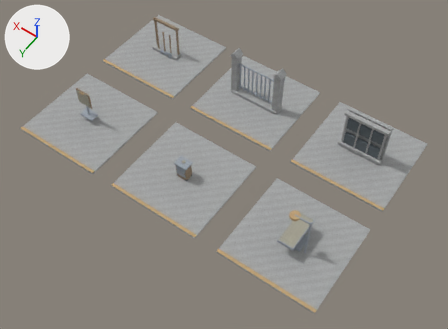
A saved change to the glTF model development/levels/primitive-props-v1/site-kits/level_blockout_kit_wld_07_mortuary_p02.glb.
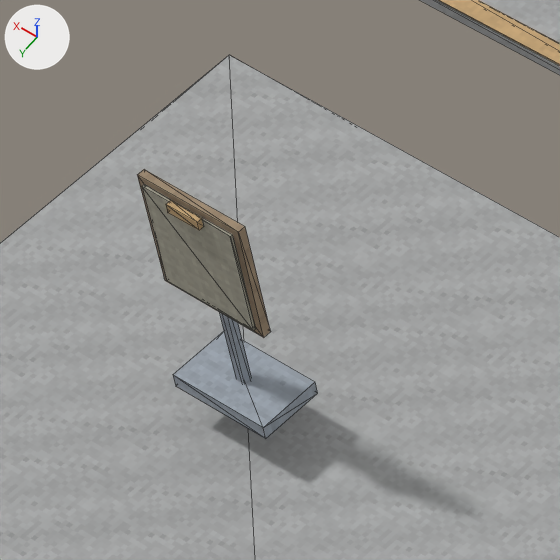
There are two pictures of each version: one whole from a 50 mm camera at (-13.59, 18.82, 27.03) aimed at (-1.27, 1.58, -0.07), one close up on the part from 13% to 29% of the width and 20% to 42% of the height. The axes (+X, +Y, +Z) are drawn at upper left. The lights are the same throughout. The older version's two pictures come first. The close-ups show mesh edges as thin lines. Vertices at exactly the same position are counted once.

The first close-up shows 'level_blockout_kit_wld_07_mortuary_p02'.
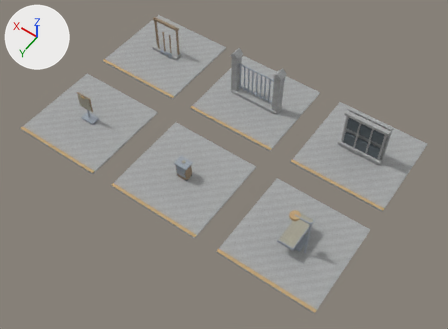
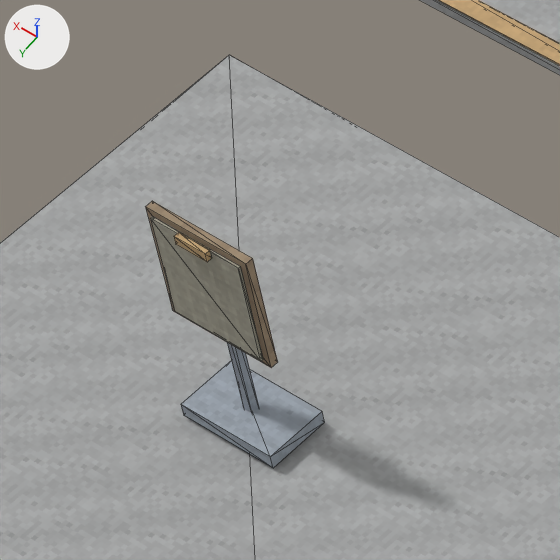
Scene script edits in JSON lines:
```json
{"block": "me_vale_mortuary_expansion_map_kit_contact_room", "where": "me_vale_mortuary_expansion_map_kit_contact_room.from_pydata(...)  # 690 vertices, 1072 faces; spans x -9.8..9.8, y -6.3..6.3, z -0.1..3.1"}
{"block": "me_vale_mortuary_expansion_map_kit_contact_room", "where": "# used by ob_level_blockout_kit_wld_07_mortuary_p02; location = (0.0, 0.0, 0.0)"}
{"block": "me_vale_mortuary_expansion_map_kit_contact_room", "change": "me_vale_mortuary_expansion_map_kit_contact_room part 1: the loose piece of 8 vertices spanning x 6.8..7.2, y 3.6, z 2.2..2.3 is moved by (0.0, 0.0, -0.3)"}
{"block": "me_vale_mortuary_expansion_map_kit_contact_room", "change": "me_vale_mortuary_expansion_map_kit_contact_room part 2: the loose piece of 8 vertices spanning x 7.0, y 3.4..3.5, z 0.0..1.8 is moved by (0.0, 0.0, 0.1)"}
{"block": "me_vale_mortuary_expansion_map_kit_contact_room", "change": "me_vale_mortuary_expansion_map_kit_contact_room part 3: the loose piece of 8 vertices spanning x 6.6..7.4, y 3.2..3.7, z 0.3..0.5 is moved by (0.0, 0.0, -0.3)"}
{"block": "me_vale_mortuary_expansion_map_kit_contact_room", "change": "me_vale_mortuary_expansion_map_kit_contact_room part 4: the loose piece of 8 vertices spanning x 6.6..7.4, y 3.5..3.6, z 1.3..2.3 is moved by (0.0, 0.0, -0.3)"}
{"block": "me_vale_mortuary_expansion_map_kit_contact_room", "change": "me_vale_mortuary_expansion_map_kit_contact_room part 5: the loose piece of 8 vertices spanning x 6.5..7.5, y 3.5, z 1.3..2.3 is moved by (0.0, 0.0, -0.3)"}
```

Boxes (x1, y1, x2, y2) around the edits, measured in the close-ups (560 x 560 px; the box of a moved part takes in the faces that stretch with it):
```json
{"part": 1, "of": "me_vale_mortuary_expansion_map_kit_contact_room", "change": "moved or reshaped", "before": [166, 200, 203, 230], "after": [174, 232, 211, 262]}
{"part": 2, "of": "me_vale_mortuary_expansion_map_kit_contact_room", "change": "moved or reshaped", "before": [219, 312, 252, 384], "after": [227, 343, 259, 413]}
{"part": 3, "of": "me_vale_mortuary_expansion_map_kit_contact_room", "change": "moved or reshaped", "before": [173, 331, 318, 439], "after": [181, 361, 325, 468]}
{"part": 4, "of": "me_vale_mortuary_expansion_map_kit_contact_room", "change": "moved or reshaped", "before": [142, 184, 256, 331], "after": [150, 216, 263, 361]}
{"part": 5, "of": "me_vale_mortuary_expansion_map_kit_contact_room", "change": "moved or reshaped", "before": [137, 169, 271, 337], "after": [146, 201, 278, 368]}
```
